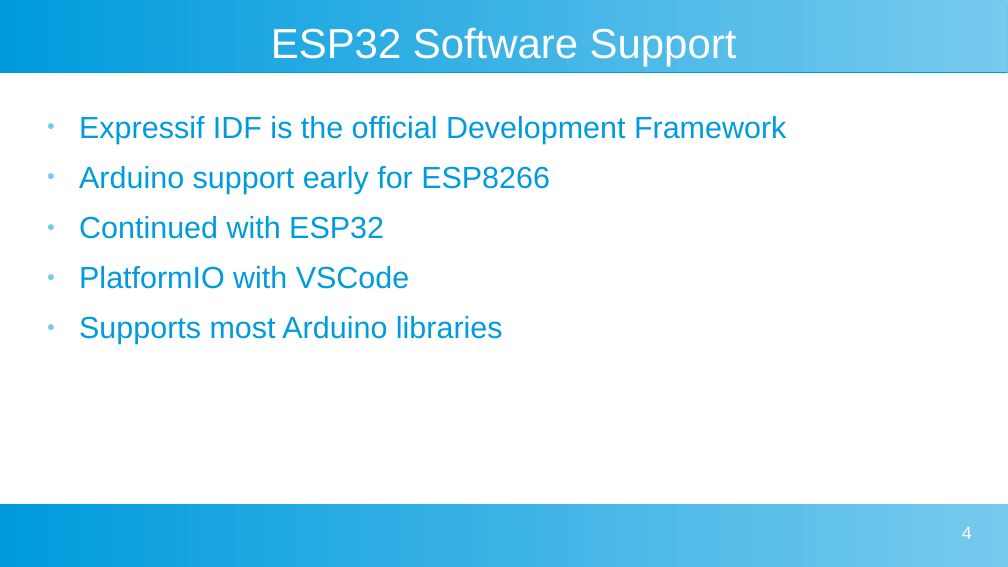
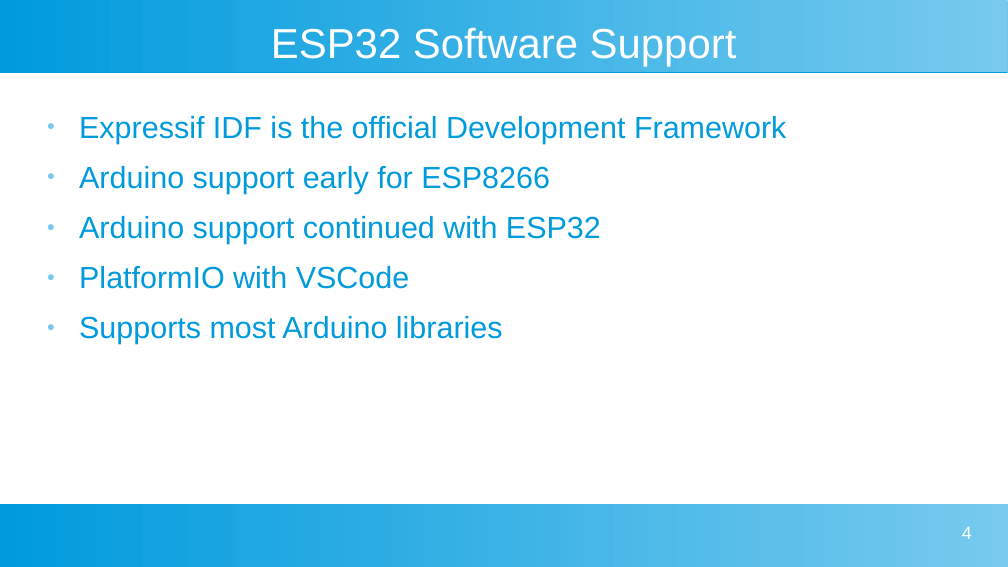
Before and after one commit to darrylb123/EO2024, a slide deck: slide 4 of EO2024-Tasmota+Berry.odp. Drawn at 1008x567 pixels with LibreOffice and Linux fonts; fonts in the diff are those of the drawing. Boxes give left, top, right and bottom in pixels: in the first picture for what was removed or moved away, otherwise in the second. Text is boxed around its words. In the diff, an @@ line names an element or a change of style, - is before the commit and + after.

```diff
--- a/EO2024-Tasmota+Berry.odp
+++ b/EO2024-Tasmota+Berry.odp
@@ text at (79,216,601,244): text changed @@
-● Continued with ESP32
+● Arduino support continued with ESP32
```
Also in this commit, not shown: 3 other slides changed, 2 slides added.
